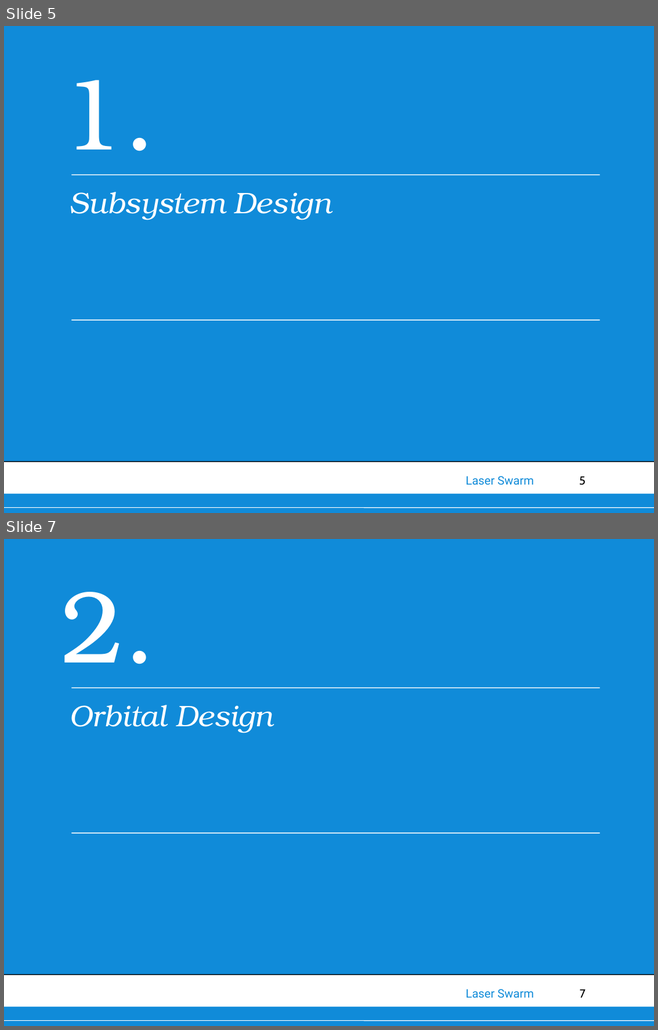
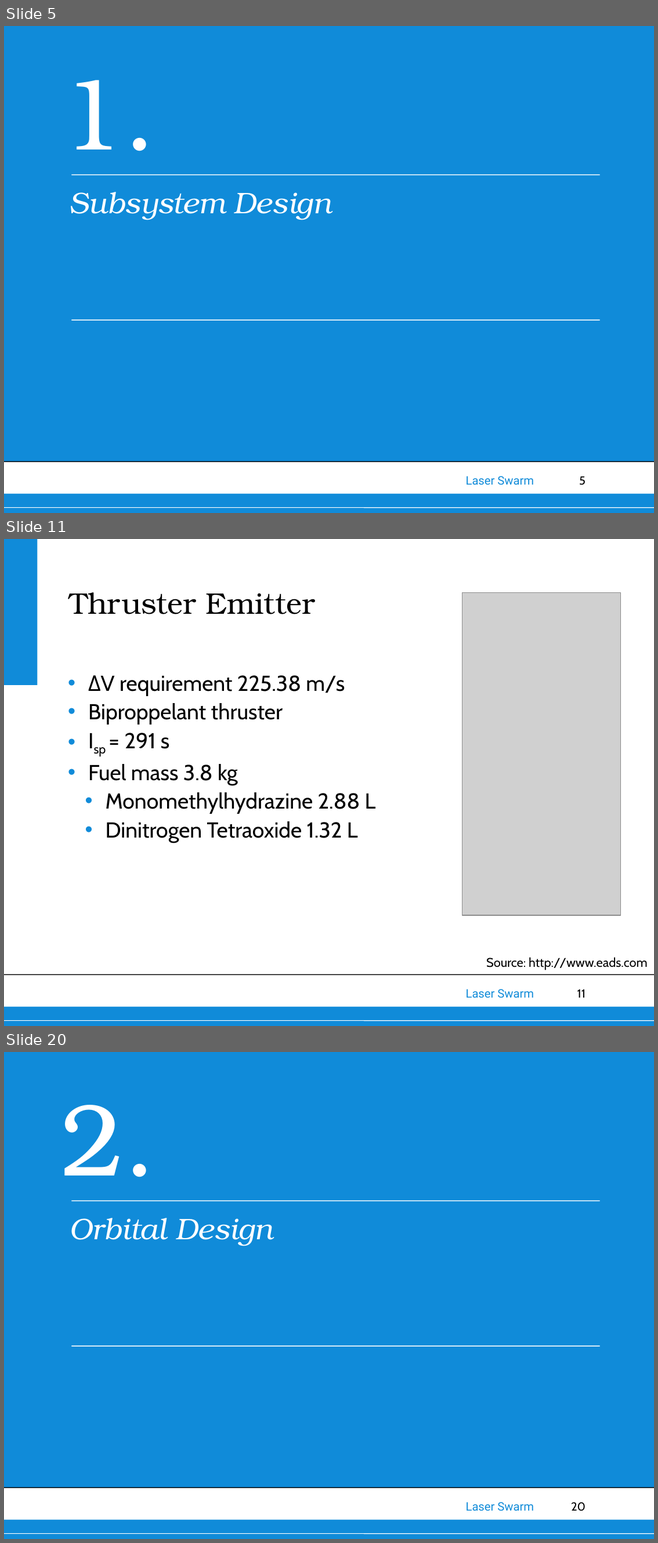
Before and after one commit to thewisenerd/laser-swarm, a slide deck: finalPresentation/FinalPresentation.ppt. Shown one above the other, each under a label of ours: slides 5 and 7 before the commit, slides 5, 11 and 20 after it; the slides between them are not shown. The pictures are 658x1030 and 658x1543 pixels, drawn with LibreOffice and Linux fonts; fonts in the diff are those of the drawing; grey boxes stand for pictures; background and template pictures are left out. Boxes give left, top, right and bottom in pixels: in the first picture for what was removed or moved away, otherwise in the second. Text is boxed around its words. In the diff, an @@ line names an element or a change of style, - is before the commit and + after.

```diff
--- a/finalPresentation/FinalPresentation.ppt
+++ b/finalPresentation/FinalPresentation.ppt
@@ slide 11 added at [4,539,654,1026], background #FFFFFF; not listed: 6 template elements that a slide beside it also shows @@
@@ title added at [69,592,314,614], 33 pt, text #000000 @@
+Thruster Emitter
@@ picture added at [462,593,621,916] @@
@@ text added at [88,675,376,842], 24 pt, text #000000 @@
+• ΔV requirement 225.38 m/s
+• Biproppelant thruster
+• Isp = 291 s
+• Fuel mass 3.8 kg
+  • Monomethylhydrazine 2.88 L
+  • Dinitrogen Tetraoxide 1.32 L
@@ text added at [486,957,647,971], 14 pt, text #000000 @@
+Source: http://www.eads.com
@@ what was slide 7 is now slide 20 @@
@@ page number at [571,1502,585,1511]: text changed @@
-7
+20
```
Also in this commit, not shown: 7 slides changed, 15 other slides added, 1 slide removed.
